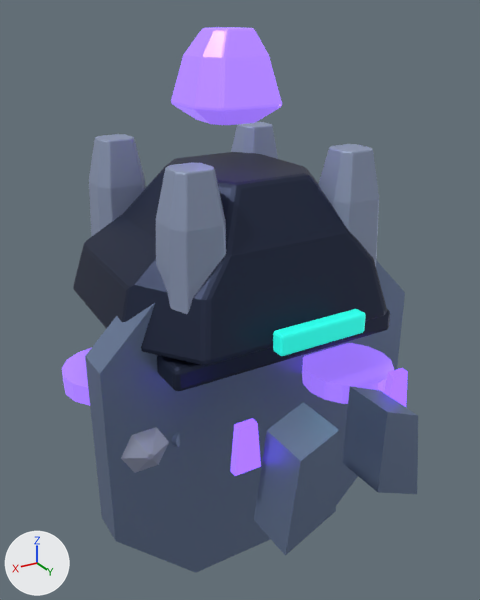
Renders of the Blender file assets/models/source/buildings/factions/lumen_armory.blend from each side of a commit.
Before and after are seen from a 50 mm lens placed at (1.65, 2.88, 1.88), pointed at (0.01, 0.14, 0.51). The axes (+X, +Y, +Z) are drawn at lower left. The lights are the same throughout. The picture after the commit comes second.

In view in the first picture: 'Ammunition vault · stepped polygon magazine', 'Automated ammunition elevator', 'Faceted gravitic foot', 'Floating central armor slab', 'Flux suspension pad.001', 'Geometric levitation plinth', 'Magazine blast cheek', 'Magazine blast cheek.001', 'Magazine pressure window 03', 'TeamColor', 'Triangular levitation strut', 'Vacuum-sealed ordnance magazine 00', 'Vacuum-sealed ordnance magazine 01', 'Vacuum-sealed ordnance magazine 02', 'Vacuum-sealed ordnance magazine 03' and 2 more.
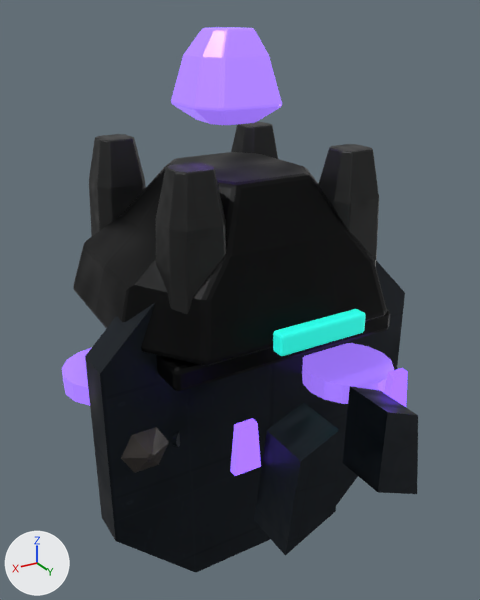
Changed parts and their boxes (x1, y1, x2, y2) in the pictures (480 x 600 px):
'Ammunition vault · stepped polygon magazine', surface changed (darker)
    both: (73, 152, 387, 366)
'Geometric levitation plinth', surface changed (blue to black)
    both: (85, 260, 405, 573)
'Magazine blast cheek.001', surface changed (darker)
    both: (254, 402, 340, 555)
'Vacuum-sealed ordnance magazine 00', surface changed (greyish blue to black)
    both: (156, 162, 226, 314)
'Magazine blast cheek', surface changed (blue to black)
    both: (342, 386, 418, 494)
'Vacuum-sealed ordnance magazine 01', surface changed (greyish blue to black)
    both: (318, 144, 379, 266)
'Vacuum-sealed ordnance magazine 03', surface changed (greyish blue to black)
    both: (89, 134, 146, 236)
'Floating central armor slab', surface changed (darker)
    both: (157, 309, 390, 391)
'Faceted gravitic foot', surface changed (greyish blue to black)
    both: (121, 427, 169, 473)
'Vacuum-sealed ordnance magazine 02', surface changed (greyish blue to black)
    both: (231, 122, 278, 159)
'Triangular levitation strut', surface changed
    both: (171, 432, 180, 447)

Diff of the bpy script that builds the scene:
```diff
--- a/assets/models/source/buildings/factions/lumen_armory.blend.py
+++ b/assets/models/source/buildings/factions/lumen_armory.blend.py
@@ mat_lumen___steel_007 @@
 mat_lumen___steel_007 = bpy.data.materials.new('Lumen / steel.007')
-# nodes: BsdfPrincipled, OutputMaterial
-# colours: blue #7c8eaf
+# nodes: BsdfPrincipled, NormalMap, OutputMaterial, TexImage x3
+# uses the picture img_factions_lumen_steel_steel_albedo_png
+# uses the picture img_steel_normal_png
+# uses the picture img_steel_roughness_png
@@ mat_lumen___light_007 @@
 mat_lumen___light_007 = bpy.data.materials.new('Lumen / light.007')
-# nodes: BsdfPrincipled, OutputMaterial
-# colours: greyish blue #a6adc8
+# nodes: BsdfPrincipled, NormalMap, OutputMaterial, TexImage x3
+# uses the picture img_ceramic_normal_png
+# uses the picture img_ceramic_roughness_png
+# uses the picture img_factions_lumen_armor_light_ceramic_albedo_png
@@ mat_lumen___dark_007 @@
 mat_lumen___dark_007 = bpy.data.materials.new('Lumen / dark.007')
-# nodes: BsdfPrincipled, OutputMaterial
-# colours: dark blue #2c354d
+# nodes: BsdfPrincipled, NormalMap, OutputMaterial, TexImage x3
+# uses the picture img_factions_lumen_dark_graphite_albedo_png
+# uses the picture img_graphite_normal_png
+# uses the picture img_graphite_roughness_png
@@ mat_lumen___ceramic_005 @@
 mat_lumen___ceramic_005 = bpy.data.materials.new('Lumen / ceramic.005')
-# nodes: BsdfPrincipled, OutputMaterial
-# colours: greyish blue #95a2bf
+# nodes: BsdfPrincipled, NormalMap, OutputMaterial, TexImage x3
+# uses the picture img_ceramic_normal_png
+# uses the picture img_ceramic_roughness_png
+# uses the picture img_factions_lumen_armor_ceramic_albedo_png
```
